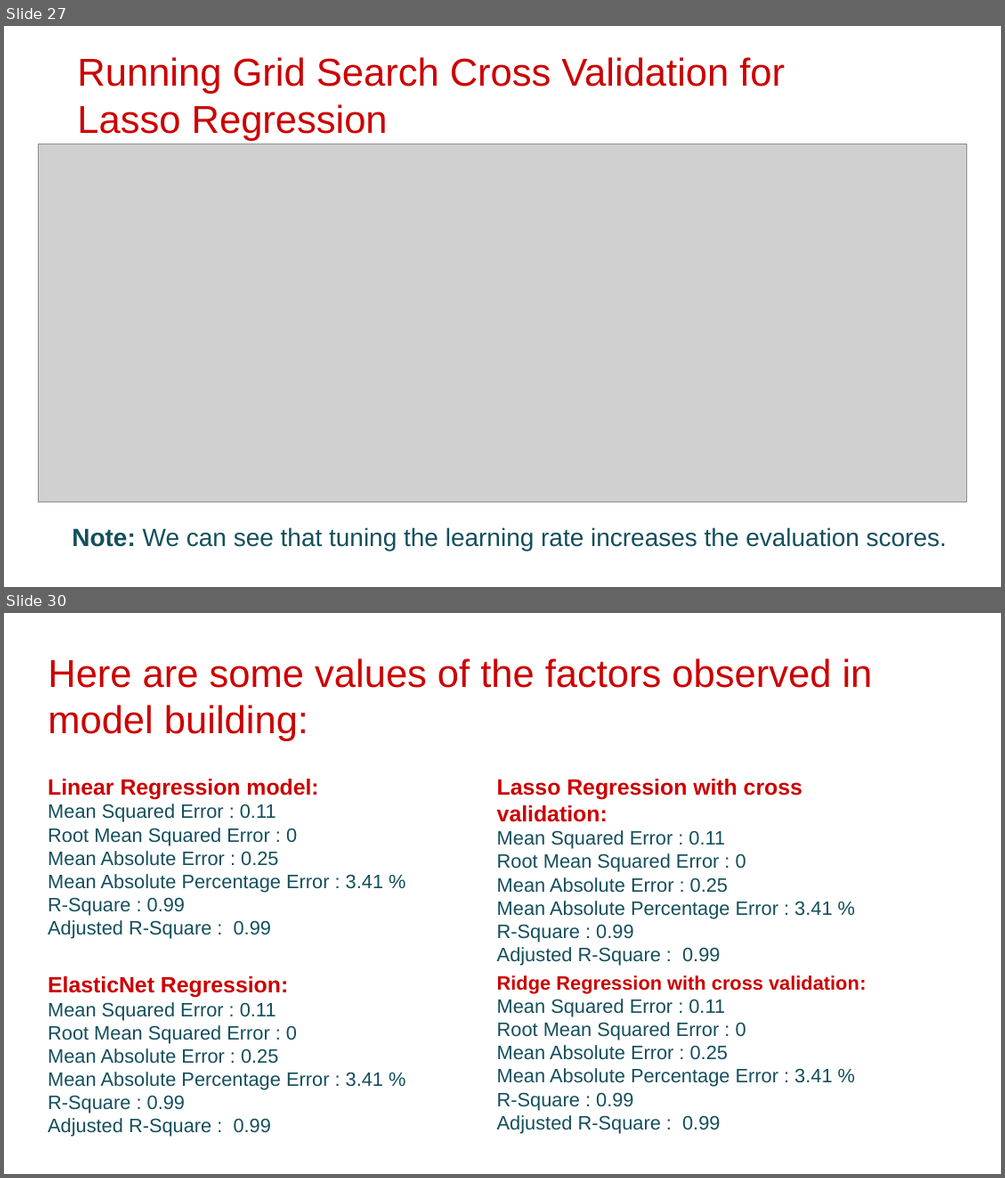
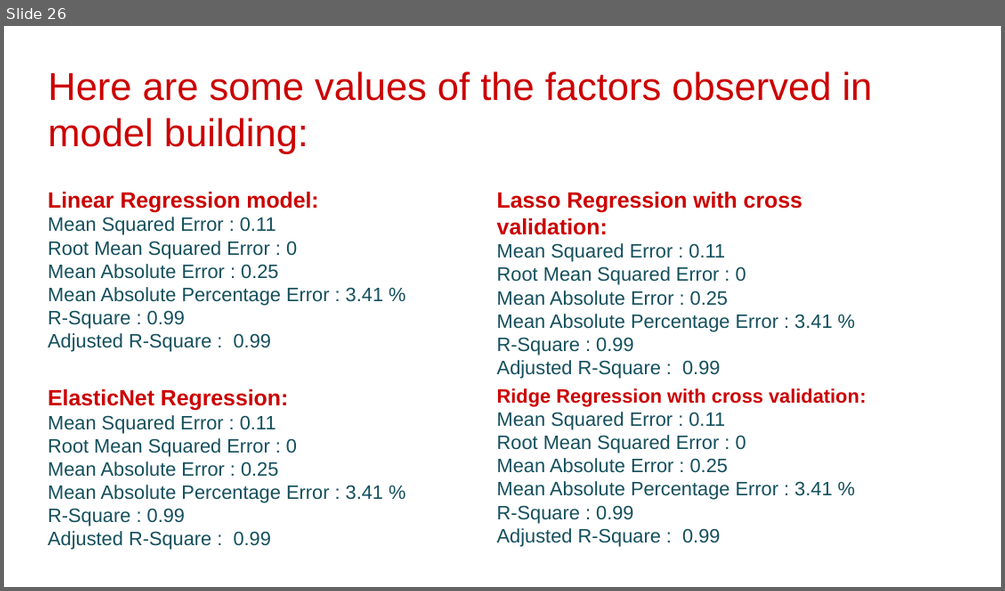
Before and after one commit to hrithikwel8/Rossmann_Sales_Prediction, a slide deck: Rossmann_Sales_Prediction_ppt.pptx. Shown one above the other, each under a label of ours: slides 27 and 30 before the commit, slide 26 after it; the slides between them are not shown. The pictures are 1005x1178 and 1005x591 pixels, drawn with LibreOffice and Linux fonts; fonts in the diff are those of the drawing; grey boxes stand for pictures; background and template pictures are left out. Boxes give left, top, right and bottom in pixels: in the first picture for what was removed or moved away, otherwise in the second. Text is boxed around its words. In the diff, an @@ line names an element or a change of style, - is before the commit and + after.

```diff
--- a/Rossmann_Sales_Prediction_ppt.pptx
+++ b/Rossmann_Sales_Prediction_ppt.pptx
@@ slide 27 removed at (4,26,1001,587), background #FFFFFF @@
@@ title removed at (77,57,785,141) @@
-Running Grid Search Cross Validation for Lasso Regression
@@ picture removed at (38,143,967,501) @@
@@ text removed at (72,527,947,550) @@
-Note: We can see that tuning the learning rate increases the evaluation scores.
@@ what was slide 30 is now slide 26 @@
```
Also in this commit, not shown: 2 slides changed, 2 slides added, 4 other slides removed.
